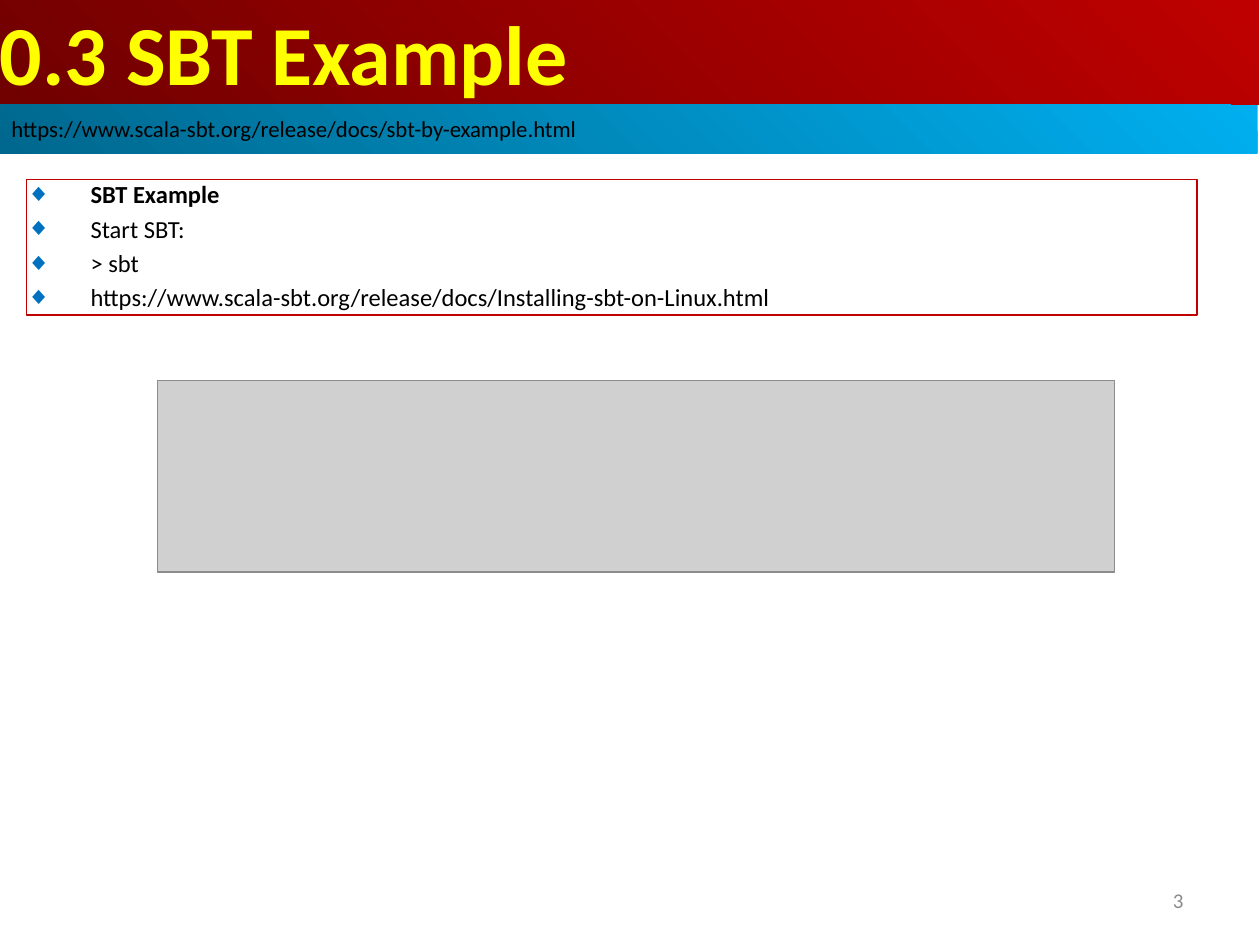
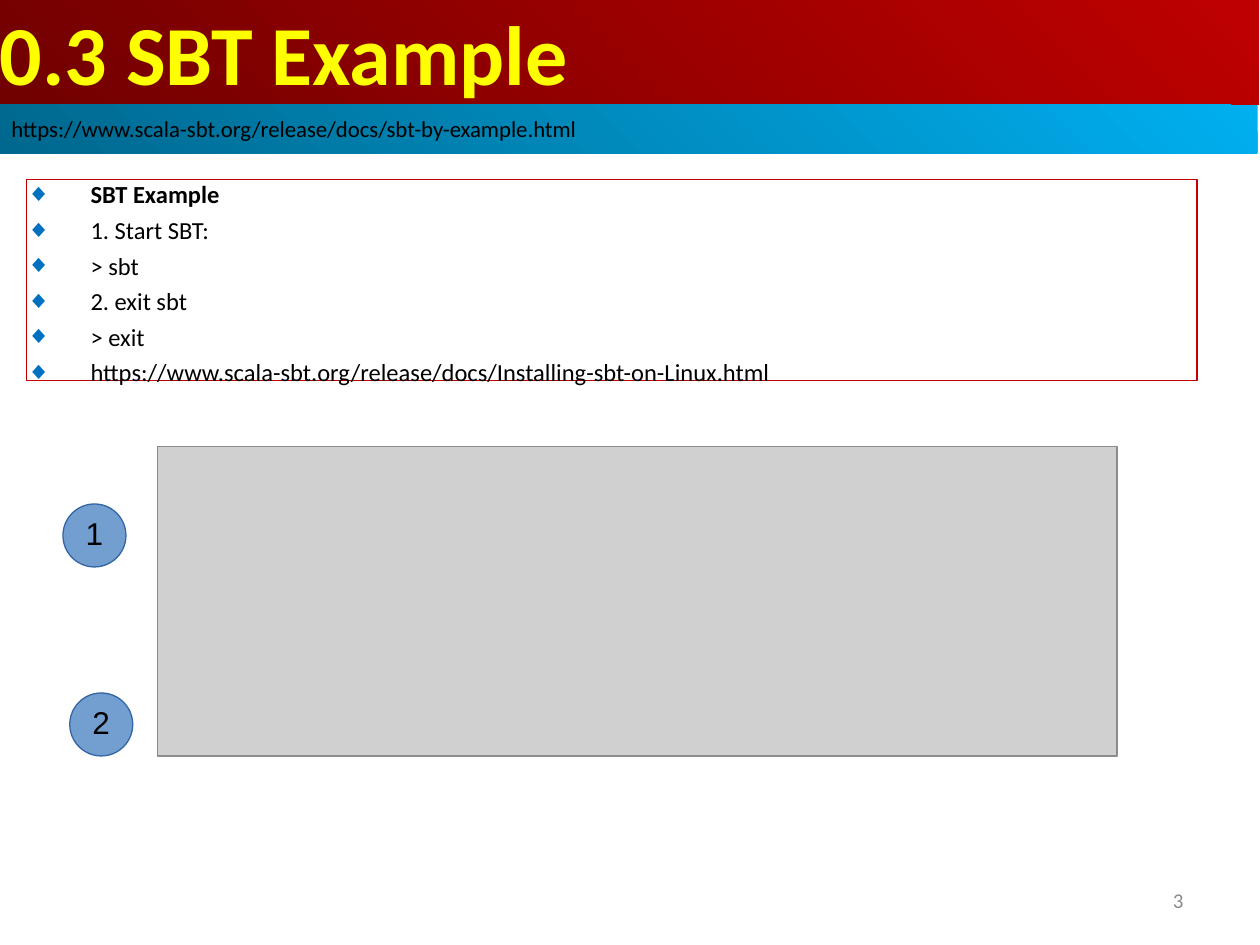
Before and after one commit to peterhchen/AIU_CS800_Chisel, a slide deck: slide 3 of 100_Chisel_HW_Design/000_Install_Chisel/000_Video/000.03_SBT_Example.ppt. Drawn at 1260x945 pixels with LibreOffice and Linux fonts; fonts in the diff are those of the drawing; grey boxes stand for pictures. Boxes give left, top, right and bottom in pixels: in the first picture for what was removed or moved away, otherwise in the second. Text is boxed around its words. In the diff, an @@ line names an element or a change of style, - is before the commit and + after.

```diff
--- a/100_Chisel_HW_Design/000_Install_Chisel/000_Video/000.03_SBT_Example.ppt
+++ b/100_Chisel_HW_Design/000_Install_Chisel/000_Video/000.03_SBT_Example.ppt
@@ rectangle "SBT Example": place and size @@
-rectangle "SBT Example" at (26,179,1197,315)
+rectangle "SBT Example" at (26,179,1197,381)
@@ text in rectangle at (91,223,209,239): text changed @@
-◆ Start SBT:
+◆ 1. Start SBT:
@@ text in rectangle at (91,293,187,346): paragraphs added @@
+◆ 2. exit sbt
+◆ > exit
@@ picture: place and size @@
-picture at (158,381,1114,572)
+picture at (158,446,1116,756)
@@ ellipse added at (63,504,126,567), fill #729FCF, outline #3465A4 0.74 pt, 18 pt, text #000000 @@
+1
@@ ellipse added at (69,693,132,756), fill #729FCF, outline #3465A4 0.74 pt, 18 pt, text #000000 @@
+2
```
Also in this commit, not shown: 2 other files.
